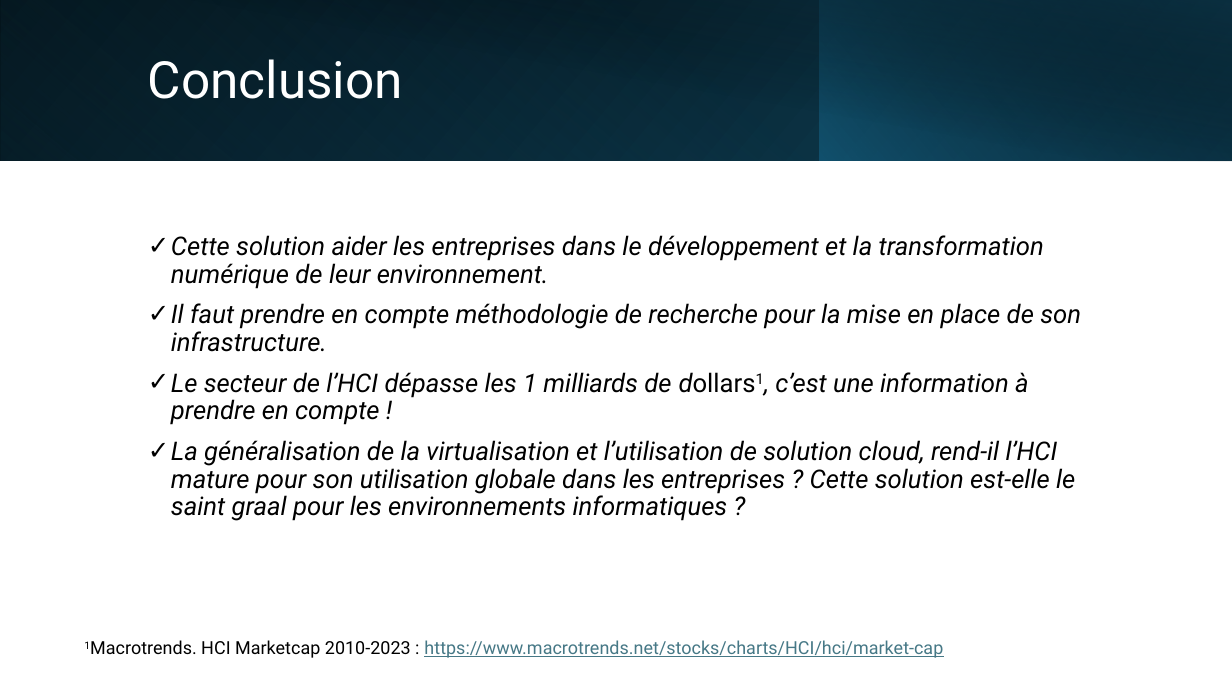
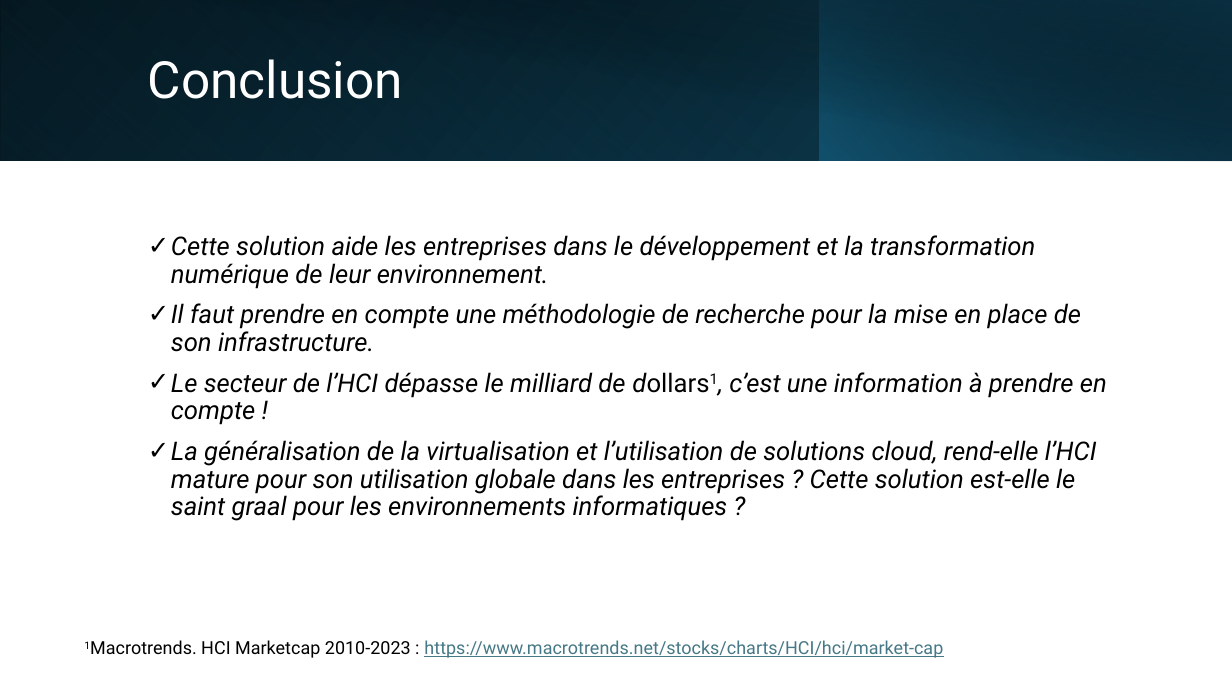
Before and after one commit to Vinc1347900/Stage_Henallux, a slide deck: slide 26 of TFE/DHAIMI_Vincent_PP_TFE.pptx. Drawn at 1232x693 pixels with LibreOffice and Linux fonts; fonts in the diff are those of the drawing. Boxes give left, top, right and bottom in pixels: in the first picture for what was removed or moved away, otherwise in the second. Text is boxed around its words. In the diff, an @@ line names an element or a change of style, - is before the commit and + after.

```diff
--- a/TFE/DHAIMI_Vincent_PP_TFE.pptx
+++ b/TFE/DHAIMI_Vincent_PP_TFE.pptx
@@ text at bbox=[171, 235, 1107, 521]: text changed @@
-✓ Cette solution aider les entreprises dans le développement et la transformation numérique de leur environnement.
-✓ Il faut prendre en compte méthodologie de recherche pour la mise en place de son infrastructure.
-✓ Le secteur de l’HCI dépasse les 1 milliards de dollars1, c’est une information à prendre en compte !
-✓ La généralisation de la virtualisation et l’utilisation de solution cloud, rend-il l’HCI mature pour son utilisation globale dans les entreprises ? Cette solution est-elle le saint graal pour les environnements informatiques ?
+✓ Cette solution aide les entreprises dans le développement et la transformation numérique de leur environnement.
+✓ Il faut prendre en compte une méthodologie de recherche pour la mise en place de son infrastructure.
+✓ Le secteur de l’HCI dépasse le milliard de dollars1, c’est une information à prendre en compte !
+✓ La généralisation de la virtualisation et l’utilisation de solutions cloud, rend-elle l’HCI mature pour son utilisation globale dans les entreprises ? Cette solution est-elle le saint graal pour les environnements informatiques ?
```
Also in this commit, not shown: 15 other slides changed, 4 other files.
